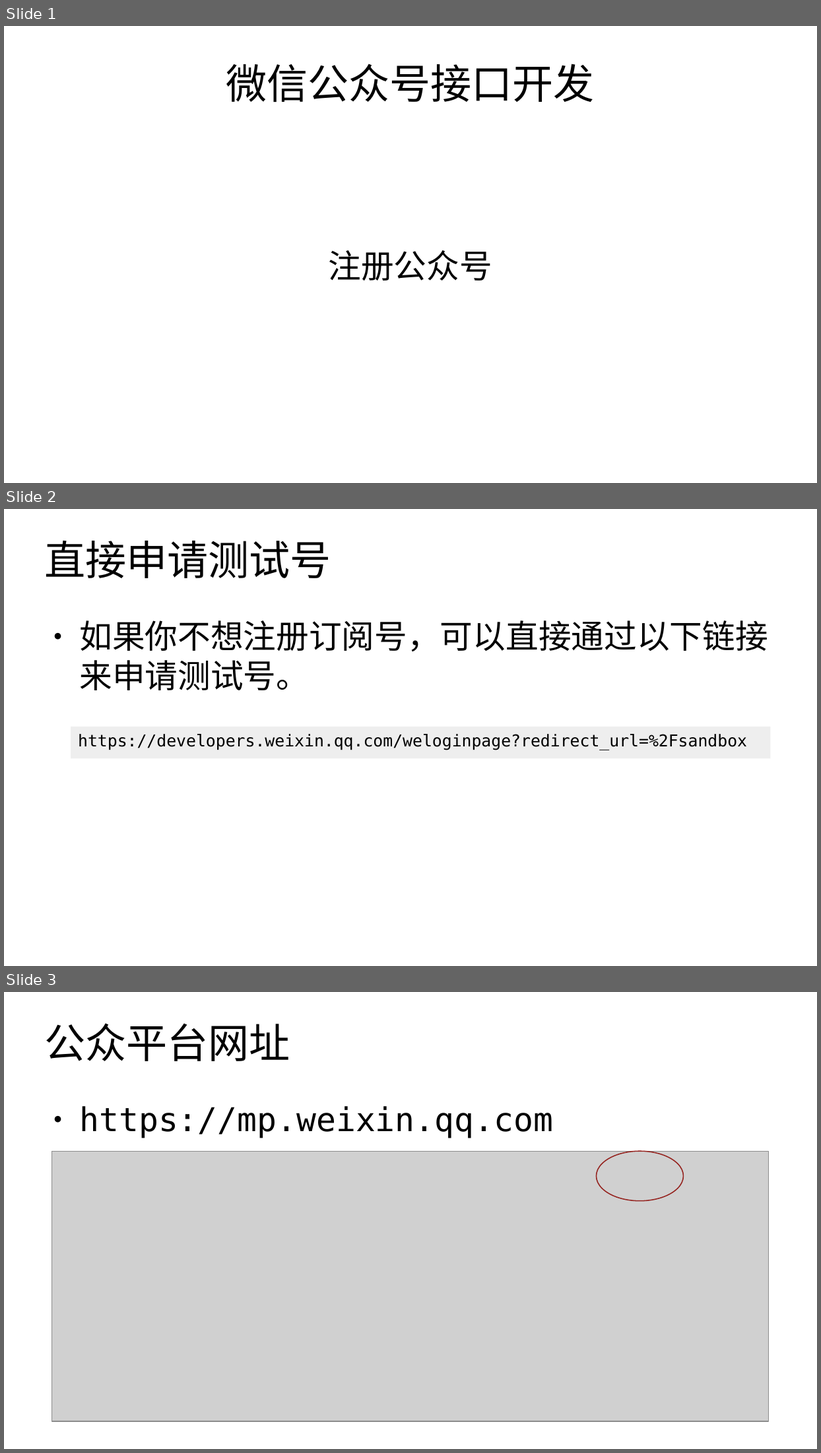
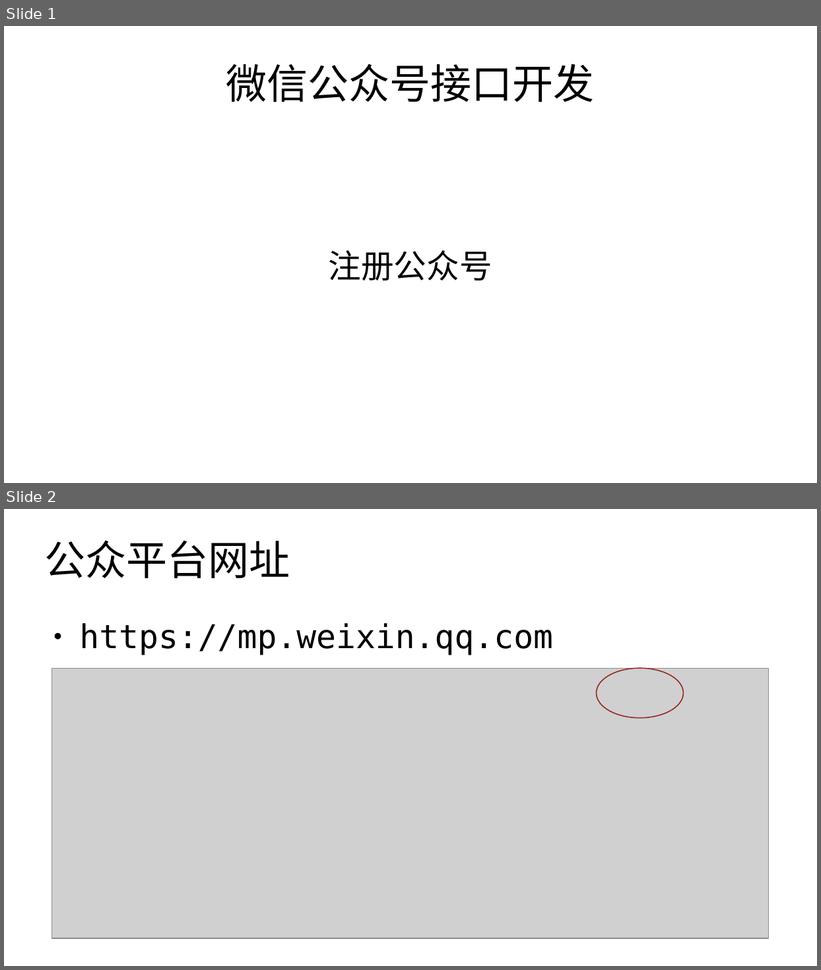
Before and after one commit to edu2act/course-wechat-and-miniprogram, a slide deck: materials/ch12/ch12_1-注册公众号并申请测试号.odp. Shown one above the other, each under a label of ours: slides 1, 2 and 3 before the commit, slides 1 and 2 after it. The pictures are 821x1453 and 821x970 pixels, drawn with LibreOffice and Linux fonts; fonts in the diff are those of the drawing; grey boxes stand for pictures. Boxes give left, top, right and bottom in pixels: in the first picture for what was removed or moved away, otherwise in the second. Text is boxed around its words. In the diff, an @@ line names an element or a change of style, - is before the commit and + after.

```diff
--- a/materials/ch12/ch12_1-注册公众号并申请测试号.odp
+++ b/materials/ch12/ch12_1-注册公众号并申请测试号.odp
@@ slide 2 removed at <box>4,509,817,966</box>, background #FFFFFF @@
@@ title removed at <box>45,541,331,578</box> @@
-直接申请测试号
@@ text removed at <box>79,621,768,691</box> @@
-● 如果你不想注册订阅号，可以直接通过以下链接来申请测试号。
@@ rectangle removed at <box>71,727,772,758</box> @@
-https://developers.weixin.qq.com/weloginpage?redirect_url=%2Fsandbox
@@ what was slide 3 is now slide 2 @@
```
Also in this commit, not shown: 14 other files.
